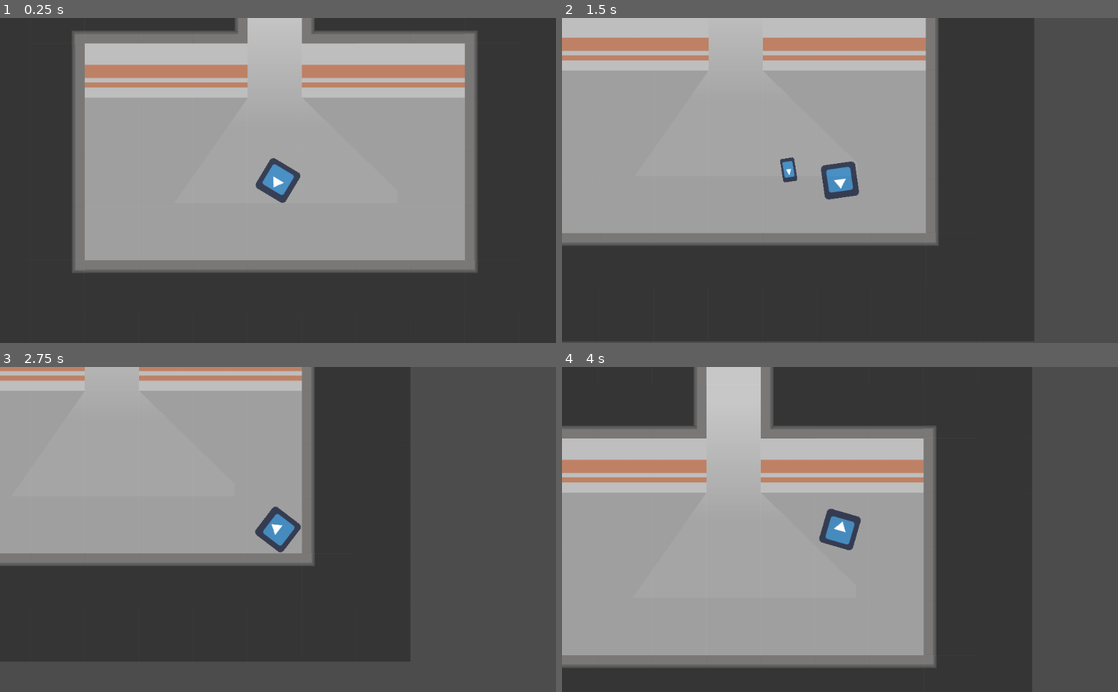
Above: before the commit, frames 1-4 (two rows, left to right).
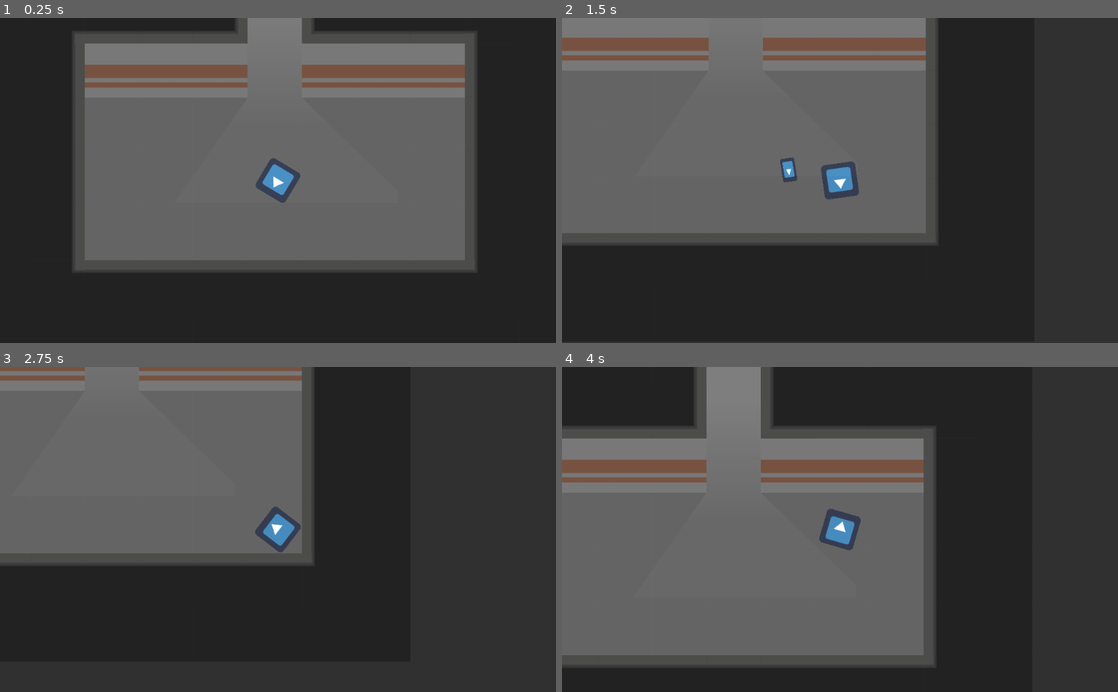
Above: after the commit, the same moments.

Repository: DarkVanityOfLight/Project75
Game: Godot game, scene res://Scenes/Lvls/Demo/Demo.tscn
Same seed, same stepped clock (60 frames per second), same inputs: the game is played once before the commit and once after it. The project has no main scene, so this scene is started directly. The engine's default icon, where the game draws it, is replaced by a stand-in: a white triangle on a blue panel in a dark square.
Inputs (mouse positions are in pixels of both pictures, inside the frame that each line leads up to):
- Up to frame 1 (0.25 s): no input
- Up to frame 2 (1.5 s): tap Enter at 0.5 s; move the mouse to (962, 164) at 0.52 s; hold D (walk_right) 0.53-1.28 s; click (962, 164) at 0.6 s; move the mouse to (728, 196) at 1.27 s; hold S (walk_down) from 1.28 s (still down); click (728, 196) at 1.35 s
- Up to frame 3 (2.75 s): move the mouse to (333, 458) at 2.02 s; release S (walk_down) at 2.03 s; hold D (walk_right) from 2.03 s (still down); click (333, 458) at 2.1 s
- Up to frame 4 (4 s): move the mouse to (812, 594) at 2.77 s; release D (walk_right) at 2.78 s; hold W (walk_up) 2.78-3.53 s; click (812, 594) at 2.85 s; move the mouse to (1006, 578) at 3.52 s; hold A (walk_left) from 3.53 s (still down); click (1006, 578) at 3.6 s

The runs differ from the first frame. In frame 1, 54% of the frame differs, in the area x 12-86%, y 0-79%; in frame 2, 62%; in frame 3, 67%; in frame 4, 68%, in the area x 0-100%, y 0-100%.

Commit message:
feat: Darkenend Lvl1 Scene

Diff:
--- a/Scenes/Lvls/Demo/Demo.tscn
+++ b/Scenes/Lvls/Demo/Demo.tscn
@@ -1,8 +1,9 @@
-[gd_scene load_steps=17 format=2]
+[gd_scene load_steps=18 format=2]
 
 [ext_resource path="res://Assets/Textures.png" type="Texture" id=1]
 [ext_resource path="res://Scenes/Lvls/Demo/Demo.gd" type="Script" id=2]
 [ext_resource path="res://Assets/LightTex1.png" type="Texture" id=3]
+[ext_resource path="res://Assets/MakeSceneDarkerBackground.png" type="Texture" id=4]
 
 [sub_resource type="OccluderPolygon2D" id=1]
 polygon = PoolVector2Array( 0, 0, 100, 0, 100, 100, 0, 100 )
@@ -206,3 +207,9 @@
 
 [node name="Spawn" type="Position2D" parent="."]
 position = Vector2( 455.507, 352.545 )
+
+[node name="MakeSceneDarkerBackground" type="Sprite" parent="."]
+modulate = Color( 1, 1, 1, 0.368627 )
+position = Vector2( 400.808, 156.815 )
+scale = Vector2( 4.66094, 2.32527 )
+texture = ExtResource( 4 )
Binary file added: Assets/MakeSceneDarkerBackground.png
Not shown, added: Assets/MakeSceneDarkerBackground.png.import
Not shown: 6 places in Scenes/Lvls/Demo/Demo.tscn that only renumber resources
